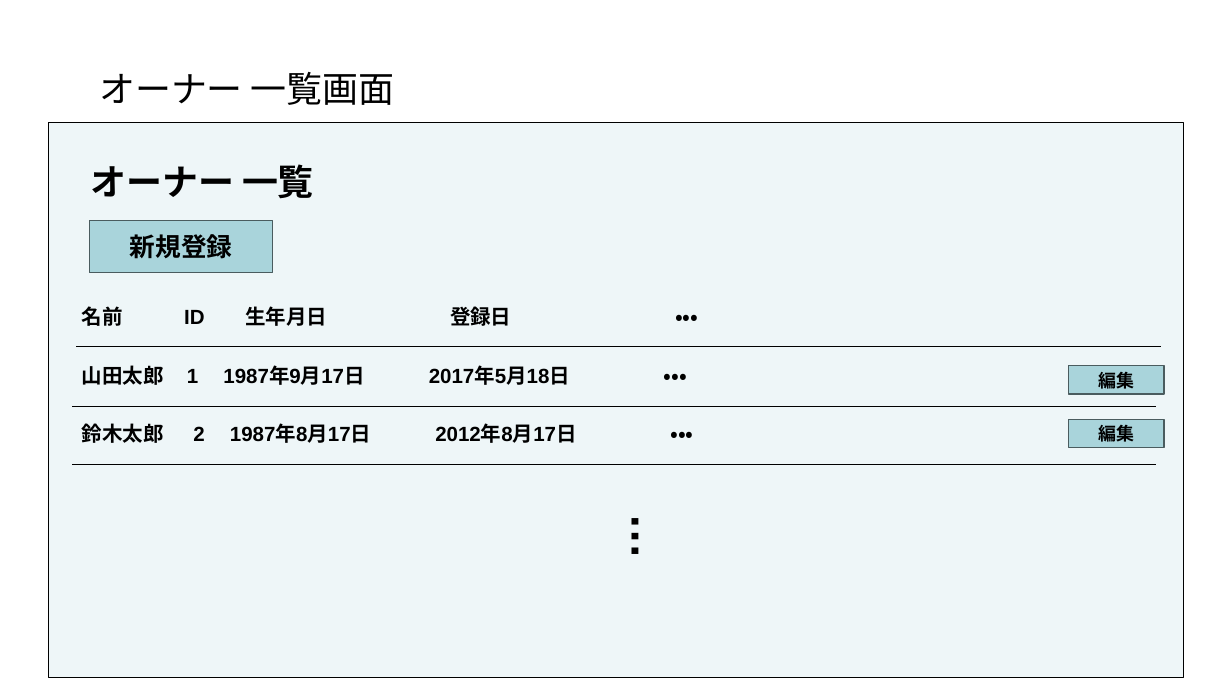
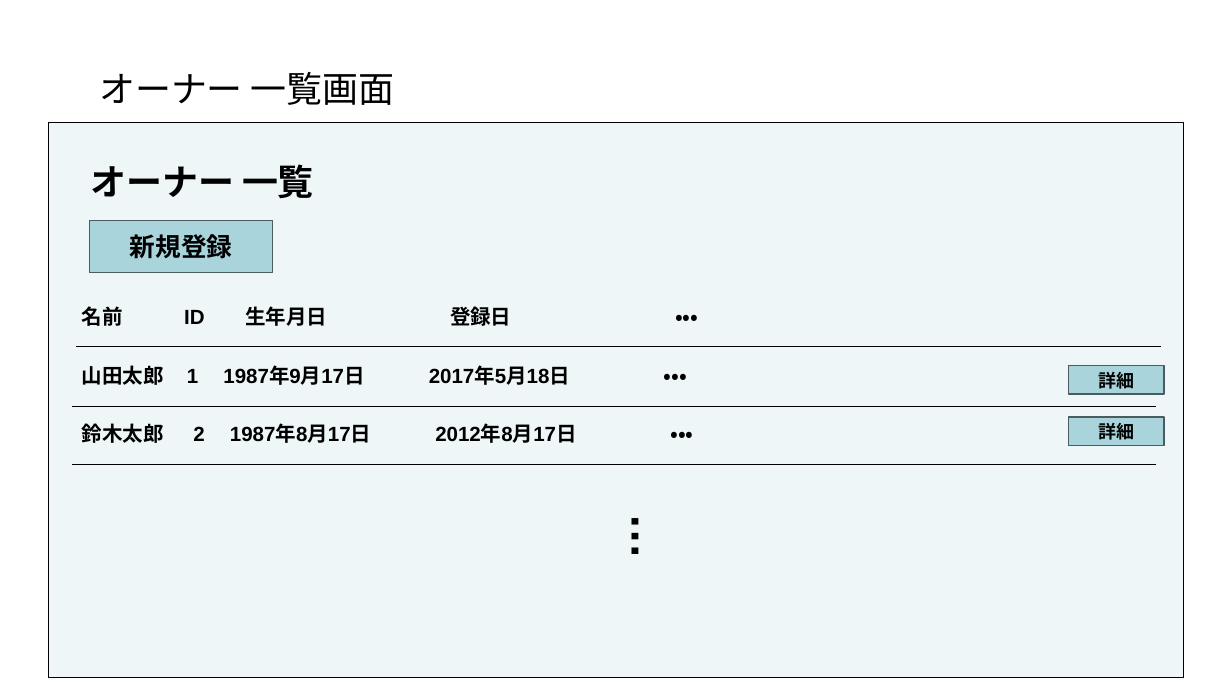
Before and after one commit to akikun918/apart, a slide deck: slide 16 of 要件定義書.pptx (slide 15 before the commit). Drawn at 1232x693 pixels with LibreOffice and Linux fonts; fonts in the diff are those of the drawing. Boxes give left, top, right and bottom in pixels: in the first picture for what was removed or moved away, otherwise in the second. Text is boxed around its words. In the diff, an @@ line names an element or a change of style, - is before the commit and + after.

```diff
--- a/要件定義書.pptx
+++ b/要件定義書.pptx
@@ text in rectangle at (1098, 372, 1134, 389): text changed @@
-編集
+詳細
@@ text in rectangle at (1098, 423, 1134, 440): text changed @@
-編集
+詳細
```
Also in this commit, not shown: 6 other slides changed, 2 slides added.
